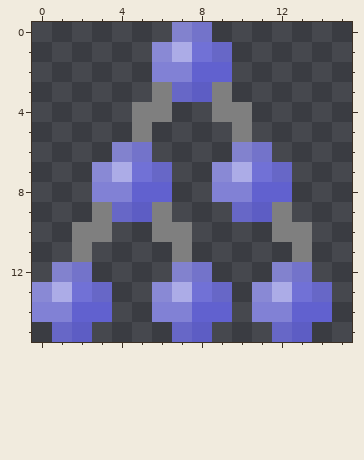
Pixel-art sprite, stored at CoreArrangementPlugins/src/au/gov/asd/tac/constellation/plugins/arrangements/hierarchical/resources/arrangeInHierarchy.png. The picture above is the old version.
The file is 16x16 pixels. Pixels under 10% opacity are left out. Colours within 5 levels of each other are drawn and written as one.
After:
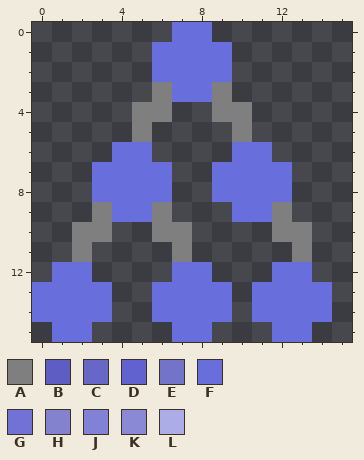
Palette (. is transparent): A #7f7f7f  B #5d5dc4  C #6767c7  D #6161cf  E #7373ca  F #686fdc  G #7171d6  H #8282ce  J #8181d5  K #8989d5  L #acace7
Message: Update to the arrange icons Removed shading to make the icons look flat
Change:
Changed rows in their new state; - is an unchanged pixel.
first column x 0:
 0 -------FF------
 1 ------FFFF-----
 2 ------FFFF-----
 3 -------FF------
 6 ----FF----FF---
 7 ---FFFF--FFFF--
 8 ---FFFF--FFFF--
 9 ----FF----FF---
12 -FF----FF---FF-
13 FFFF--FFFF-FFFF
14 FFFF--FFFF-FFFF
15 -FF----FF---FF-
Changed places in both pictures, as pixel boxes (x1, y1, x2, y2):
changed: (32, 22, 332, 342)
